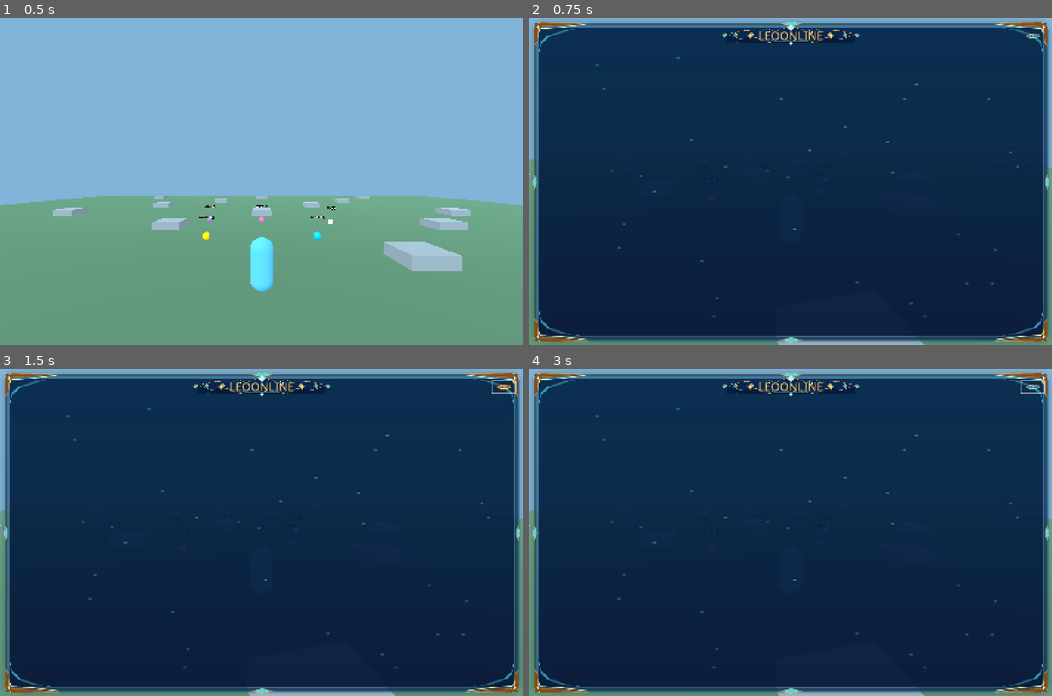
Above: before the commit, frames 1-4 (two rows, left to right).
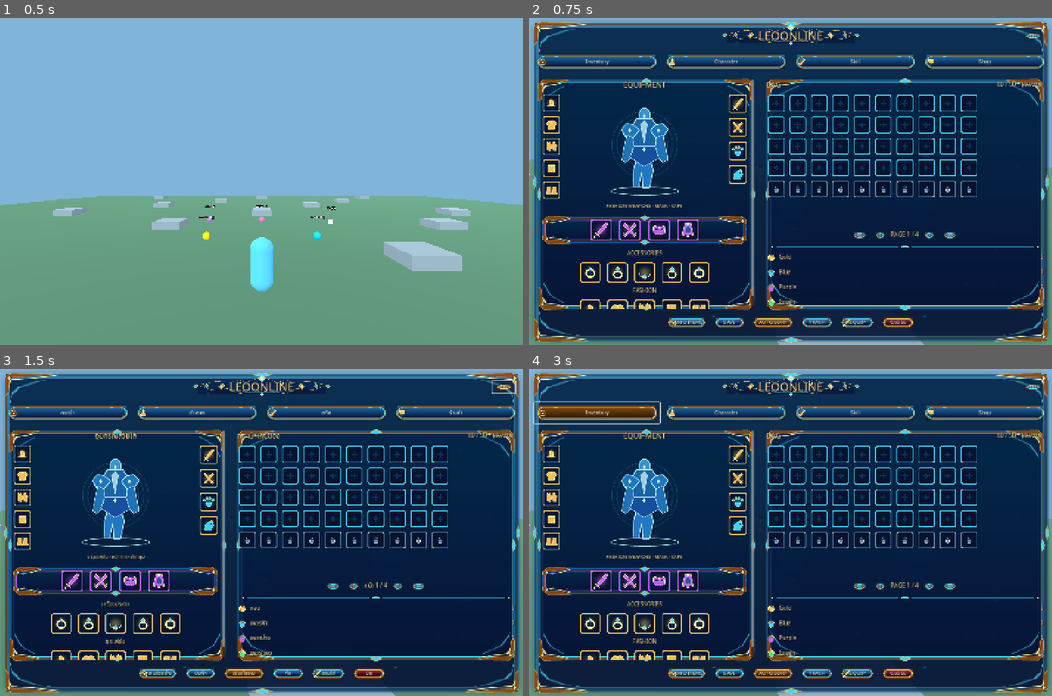
Above: after the commit, the same moments.

Repository: redfullmoon209-debug/Leoonline
Game: Godot game, scene res://scenes/main.tscn
Two runs of this game, one before a commit and one after it. Both use one fixed random seed, a clock stepped at 60 frames per second and the inputs below.
Inputs (mouse positions are in pixels of both pictures, inside the frame that each line leads up to):
- Up to frame 1 (0.5 s): no input
- Up to frame 2 (0.75 s): tap Enter at 0.5 s; move the mouse to (816, 181) at 0.52 s; hold W (forward) from 0.53 s (still down); hold B (bag) from 0.53 s (still down)
- Up to frame 3 (1.5 s): tap Space (jump) at 0.77 s; release W (forward) at 1.25 s; release B (bag) at 1.25 s; click "TH" at 1.25 s
- Up to frame 4 (3 s): click "EN" at 2 s; click (596, 411) at 2.75 s, where only the run after the commit has a clickable "Inventory"

Frame 1 is identical in both runs. In frame 2, 20% of the frame differs, in the area x 1-99%, y 11-95%; in frame 3, 20%; in frame 4, 20%, in the area x 0-99%, y 3-95%.
Error before the commit: Invalid assignment of property or key 'icon_max_width' with value of type 'int' on a base object of type 'Button'. (res://scripts/inventory_ui.gd:180)

Commit message:
fix: use independent TextureRect icon layer instead of unsupported Button icon property

Diff:
--- a/scripts/inventory_ui.gd
+++ b/scripts/inventory_ui.gd
@@ -175,11 +175,22 @@
  b.add_theme_color_override("font_pressed_color",Color("#ffffff"))
  b.add_theme_font_size_override("font_size",14)
  b.alignment = HORIZONTAL_ALIGNMENT_CENTER
+ parent.add_child(b)
  if icon_name != "":
-  b.icon = _texture("icon_"+icon_name)
-  b.icon_max_width = 26
-  b.expand_icon = false
- parent.add_child(b)
+  var icon_resource := _texture("icon_"+icon_name)
+  if icon_resource != null:
+   var icon_rect := TextureRect.new()
+   icon_rect.texture = icon_resource
+   icon_rect.mouse_filter = Control.MOUSE_FILTER_IGNORE
+   b.add_child(icon_rect)
+   icon_rect.anchor_top = 0.5
+   icon_rect.anchor_bottom = 0.5
+   icon_rect.offset_left = 12
+   icon_rect.offset_right = 38
+   icon_rect.offset_top = -13
+   icon_rect.offset_bottom = 13
+   icon_rect.expand_mode = TextureRect.EXPAND_IGNORE_SIZE
+   icon_rect.stretch_mode = TextureRect.STRETCH_KEEP_ASPECT_CENTERED
  return b
 
 func _make_interface() -> void:
